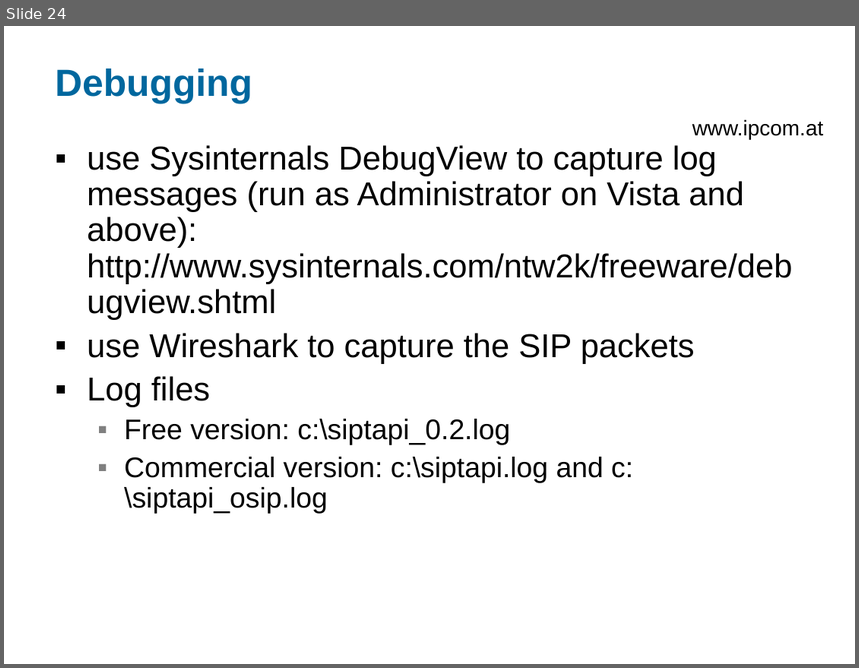
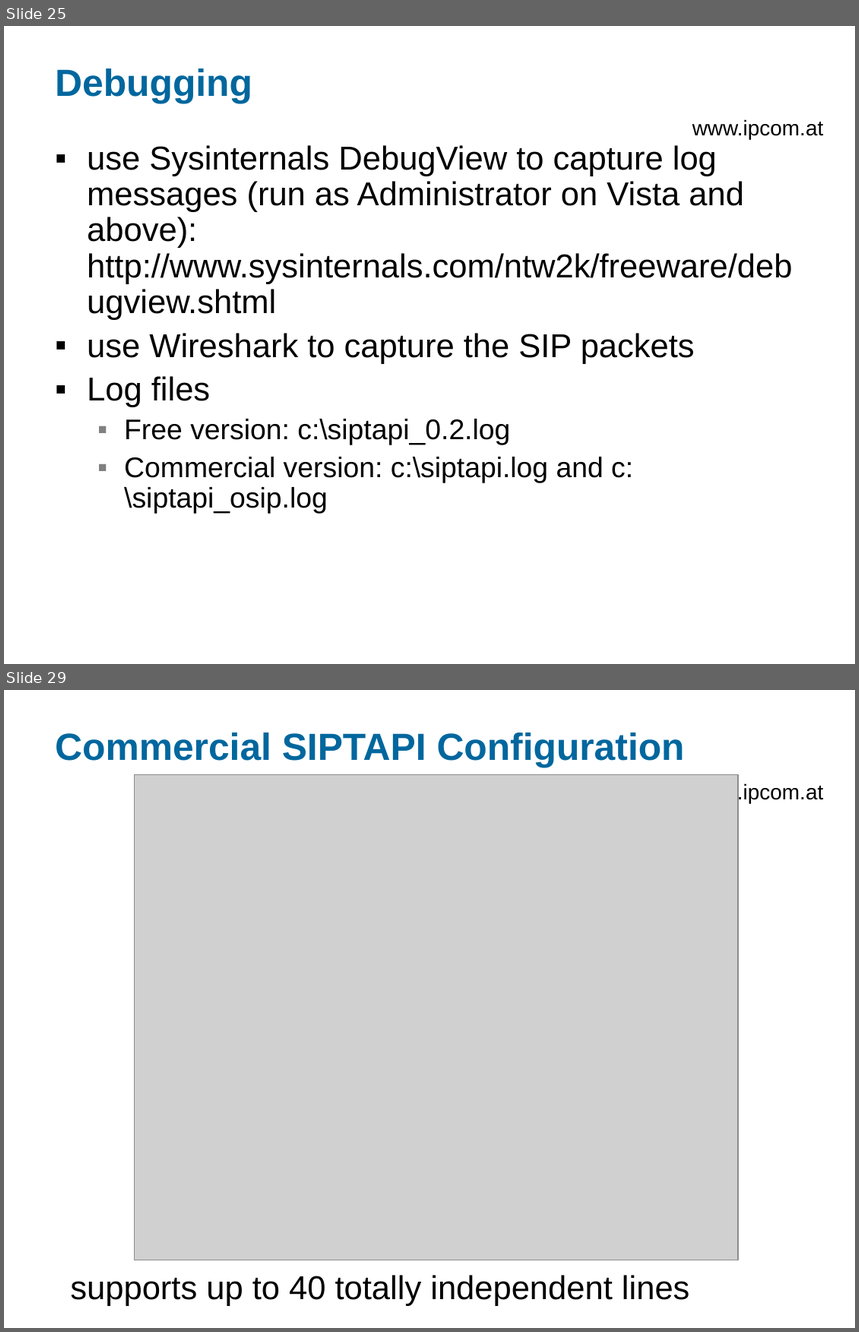
Before and after one commit to egilkh/siptapi, a slide deck: doc/SIPTAPI-README.ppt. Shown one above the other, each under a label of ours: slide 24 before the commit, slides 25 and 29 after it; the slides between them are not shown. The pictures are 859x668 and 859x1332 pixels, drawn with LibreOffice and Linux fonts; fonts in the diff are those of the drawing; grey boxes stand for pictures; background and template pictures are left out. Boxes give left, top, right and bottom in pixels: in the first picture for what was removed or moved away, otherwise in the second. Text is boxed around its words. In the diff, an @@ line names an element or a change of style, - is before the commit and + after.

Commit message:
READMe now also contains the description of the commercial SIPTAPI

```diff
--- a/doc/SIPTAPI-README.ppt
+++ b/doc/SIPTAPI-README.ppt
@@ slide 29 added at <box>4,690,855,1328</box>, background #FFFFFF; not listed: 1 template element that a slide beside it also shows @@
@@ title added at <box>55,733,685,768</box>, 32 pt, text #00679E, bold @@
+Commercial SIPTAPI Configuration
@@ picture added at <box>134,774,737,1260</box> @@
@@ text added at <box>70,1275,690,1306</box>, 28 pt, text #000000 @@
+supports up to 40 totally independent lines
@@ what was slide 24 is now slide 25 @@
```
Also in this commit, not shown: 3 slides changed, 17 other slides added, 1 slide removed, 1 other file.
